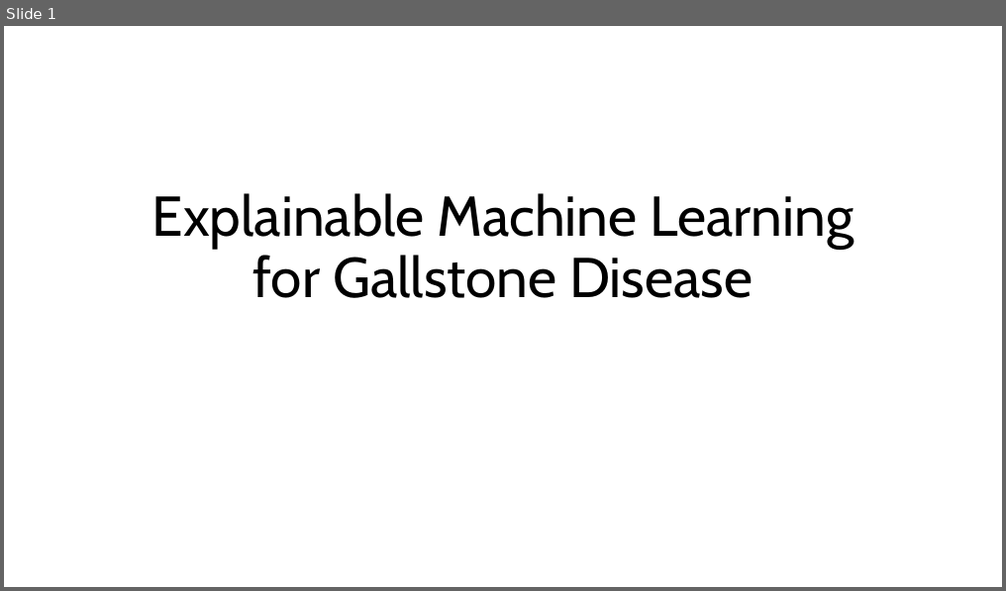
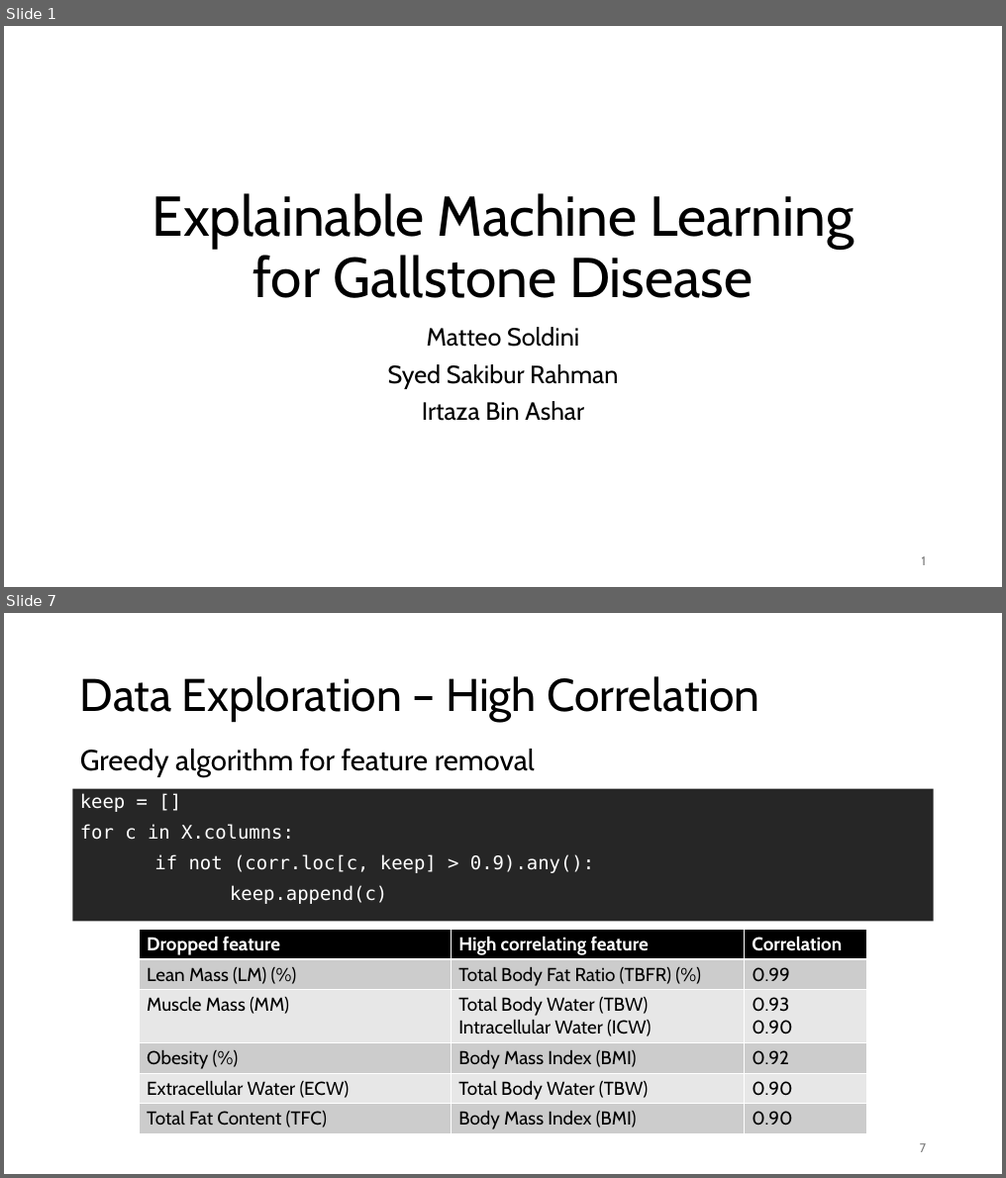
Before and after one commit to MatteoSoldini/DAT540_project, a slide deck: presentation.pptx. Shown one above the other, each under a label of ours: slide 1 before the commit, slides 1 and 7 after it; the slides between them are not shown. The pictures are 1006x591 and 1006x1178 pixels, drawn with LibreOffice and Linux fonts; fonts in the diff are those of the drawing. Boxes give left, top, right and bottom in pixels: in the first picture for what was removed or moved away, otherwise in the second. Text is boxed around its words. In the diff, an @@ line names an element or a change of style, - is before the commit and + after.

```diff
--- a/presentation.pptx
+++ b/presentation.pptx
@@ slide 7 added at [4, 613, 1002, 1174], background #FFFFFF @@
@@ title added at [80, 676, 759, 722], 44 pt, text #000000 @@
+Data Exploration – High Correlation
@@ text added at [80, 749, 535, 777], 28 pt, text #000000 @@
+Greedy algorithm for feature removal
@@ rectangle added at [73, 789, 934, 922], fill #262626, 18 pt, text #FFFFFF @@
+keep = []
+for c in X.columns:
+if not (corr.loc[c, keep] > 0.9).any():
+keep.append(c)
@@ table added at [140, 929, 867, 1134], 6 rows, 3 columns @@
+Dropped feature | High correlating feature | Correlation
+Lean Mass (LM) (%) | Total Body Fat Ratio (TBFR) (%) | 0.99
+Muscle Mass (MM) | Total Body Water (TBW) / Intracellular Water (ICW) | 0.93 / 0.90
+Obesity (%) | Body Mass Index (BMI) | 0.92
+Extracellular Water (ECW) | Total Body Water (TBW) | 0.90
+Total Fat Content (TFC) | Body Mass Index (BMI) | 0.90
@@ page number added at [920, 1144, 926, 1153], 12 pt, text #797979 @@
+7
@@ slide 1 changed as well @@
@@ subtitle added at [388, 327, 618, 421], 24 pt, text #000000 @@
+Matteo Soldini
+Syed Sakibur Rahman
+Irtaza Bin Ashar
@@ page number added at [922, 557, 926, 566], 12 pt, text #797979 @@
+1
```
Also in this commit, not shown: 4 other slides changed, 3 other slides added, 3 slides removed, 1 other file.
